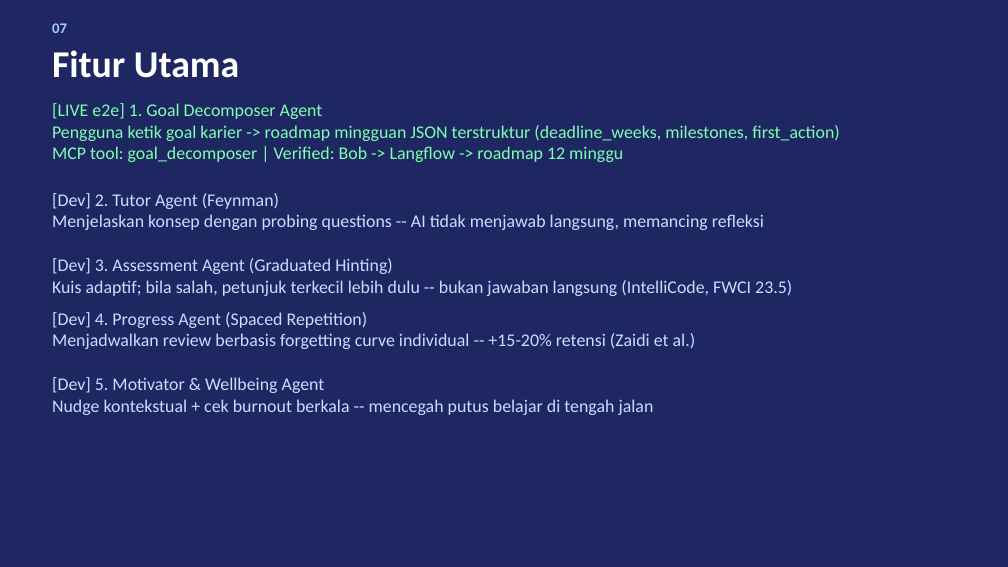
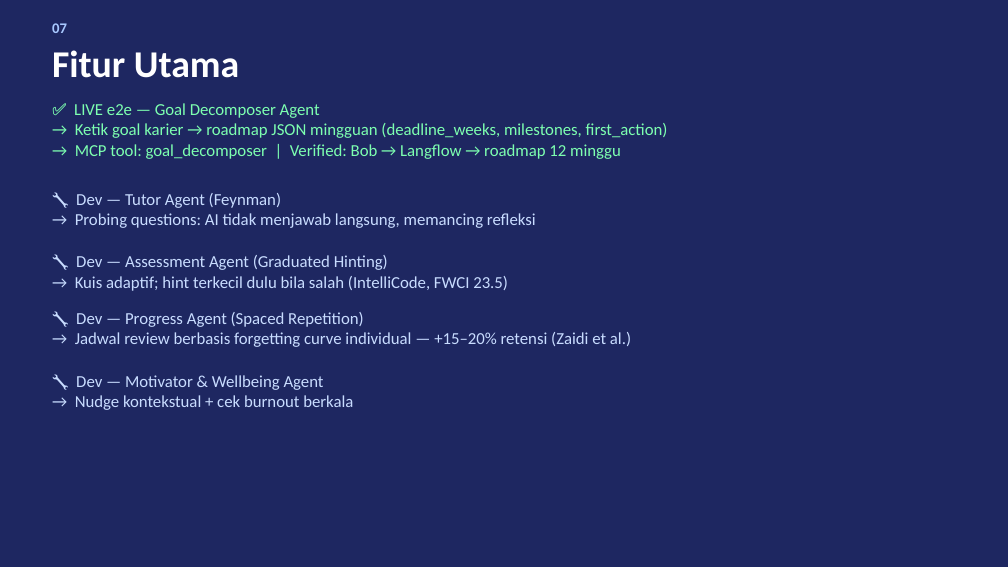
Before and after one commit to mmuchsin/serambi-ai, a slide deck: slide 7 of slides/serambi-pitch-deck.pptx. Drawn at 1008x567 pixels with LibreOffice and Linux fonts; fonts in the diff are those of the drawing. Boxes give left, top, right and bottom in pixels: in the first picture for what was removed or moved away, otherwise in the second. Text is boxed around its words. In the diff, an @@ line names an element or a change of style, - is before the commit and + after.

```diff
--- a/slides/serambi-pitch-deck.pptx
+++ b/slides/serambi-pitch-deck.pptx
@@ text at [74, 103, 668, 159]: text changed; size 17 to 16 pt @@
-[LIVE e2e] 1. Goal Decomposer Agent
-Pengguna ketik goal karier -> roadmap mingguan JSON terstruktur (deadline_weeks, milestones, first_action)
-MCP tool: goal_decomposer | Verified: Bob -> Langflow -> roadmap 12 minggu
+✅ LIVE e2e — Goal Decomposer Agent
+→ Ketik goal karier → roadmap JSON mingguan (deadline_weeks, milestones, first_action)
+→ MCP tool: goal_decomposer | Verified: Bob → Langflow → roadmap 12 minggu
@@ text at [75, 193, 536, 291]: text changed; size 17 to 16 pt @@
-[Dev] 2. Tutor Agent (Feynman)
-Menjelaskan konsep dengan probing questions -- AI tidak menjawab langsung, memancing refleksi
-[Dev] 3. Assessment Agent (Graduated Hinting)
-Kuis adaptif; bila salah, petunjuk terkecil lebih dulu -- bukan jawaban langsung (IntelliCode, FWCI 23.5)
+🔧 Dev — Tutor Agent (Feynman)
+→ Probing questions: AI tidak menjawab langsung, memancing refleksi
+🔧 Dev — Assessment Agent (Graduated Hinting)
+→ Kuis adaptif; hint terkecil dulu bila salah (IntelliCode, FWCI 23.5)
@@ text at [75, 312, 631, 410]: text changed; size 17 to 16 pt @@
-[Dev] 4. Progress Agent (Spaced Repetition)
-Menjadwalkan review berbasis forgetting curve individual -- +15-20% retensi (Zaidi et al.)
-[Dev] 5. Motivator & Wellbeing Agent
-Nudge kontekstual + cek burnout berkala -- mencegah putus belajar di tengah jalan
+🔧 Dev — Progress Agent (Spaced Repetition)
+→ Jadwal review berbasis forgetting curve individual — +15–20% retensi (Zaidi et al.)
+🔧 Dev — Motivator & Wellbeing Agent
+→ Nudge kontekstual + cek burnout berkala
```
Also in this commit, not shown: 9 other slides changed, 1 other file.
